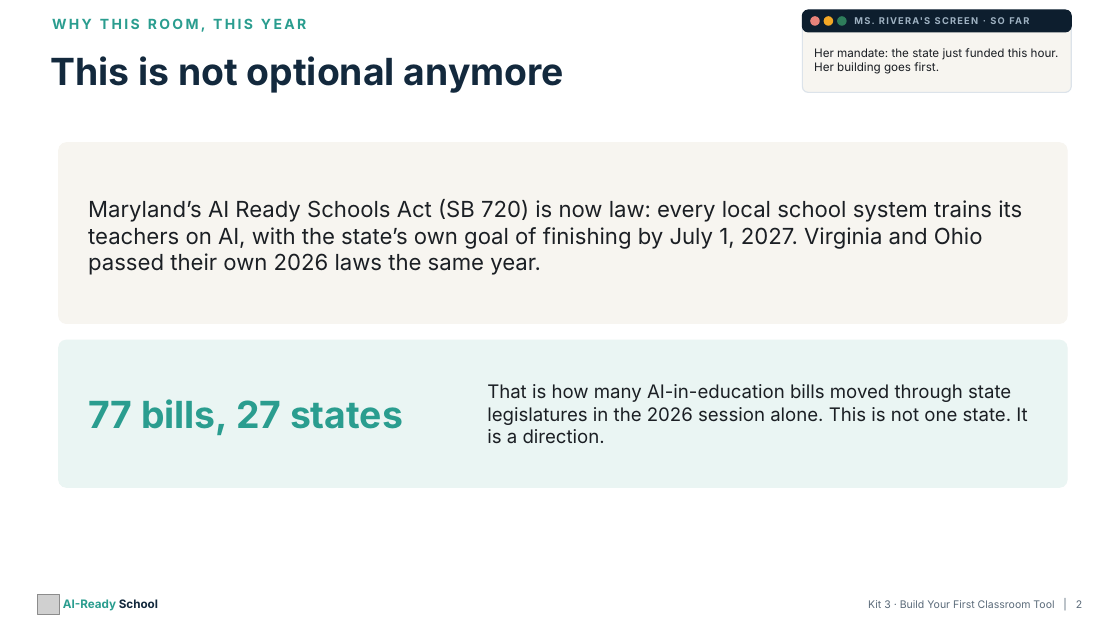
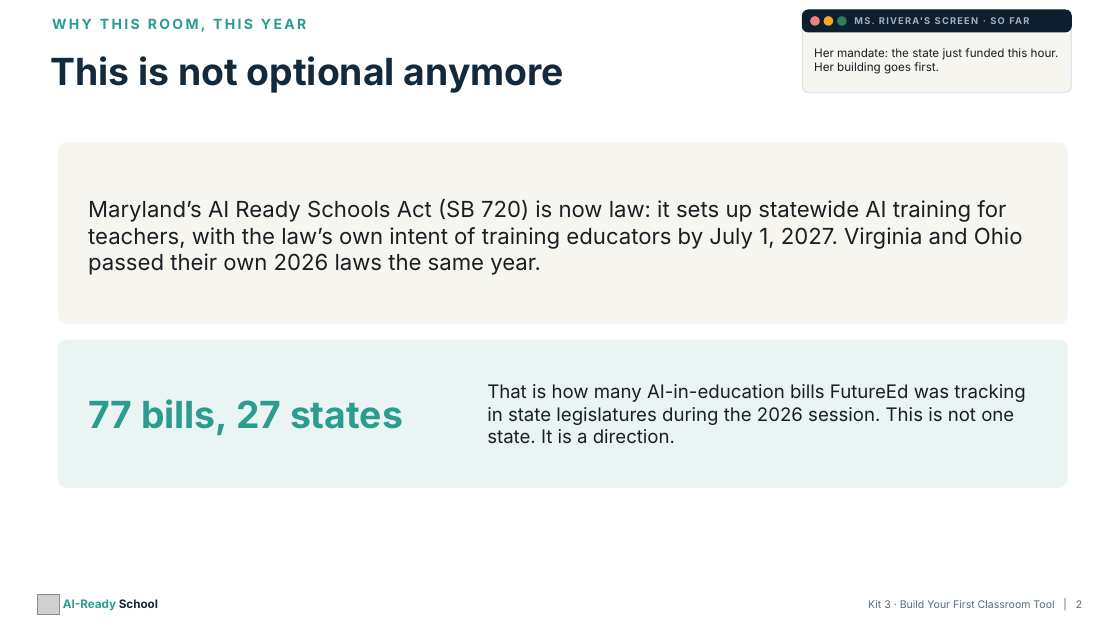
Before and after one commit to aspinozzi1/Ai-School-Ready, a slide deck: slide 2 of kits/kit03-tpt/Kit03_PresentationDeck.pptx. Drawn at 1120x630 pixels with LibreOffice and Linux fonts; fonts in the diff are those of the drawing; grey boxes stand for pictures. Boxes give left, top, right and bottom in pixels: in the first picture for what was removed or moved away, otherwise in the second. Text is boxed around its words. In the diff, an @@ line names an element or a change of style, - is before the commit and + after.

```diff
--- a/kits/kit03-tpt/Kit03_PresentationDeck.pptx
+++ b/kits/kit03-tpt/Kit03_PresentationDeck.pptx
@@ text at [88, 199, 1023, 275]: text changed @@
-Maryland’s AI Ready Schools Act (SB 720) is now law: every local school system trains its teachers on AI, with the state’s own goal of finishing by July 1, 2027. Virginia and Ohio passed their own 2026 laws the same year.
+Maryland’s AI Ready Schools Act (SB 720) is now law: it sets up statewide AI training for teachers, with the law’s own intent of training educators by July 1, 2027. Virginia and Ohio passed their own 2026 laws the same year.
@@ text at [487, 384, 1025, 444]: text changed @@
-That is how many AI-in-education bills moved through state legislatures in the 2026 session alone. This is not one state. It is a direction.
+That is how many AI-in-education bills FutureEd was tracking in state legislatures during the 2026 session. This is not one state. It is a direction.
```
Also in this commit, not shown: 6 other slides changed, 39 other files.
